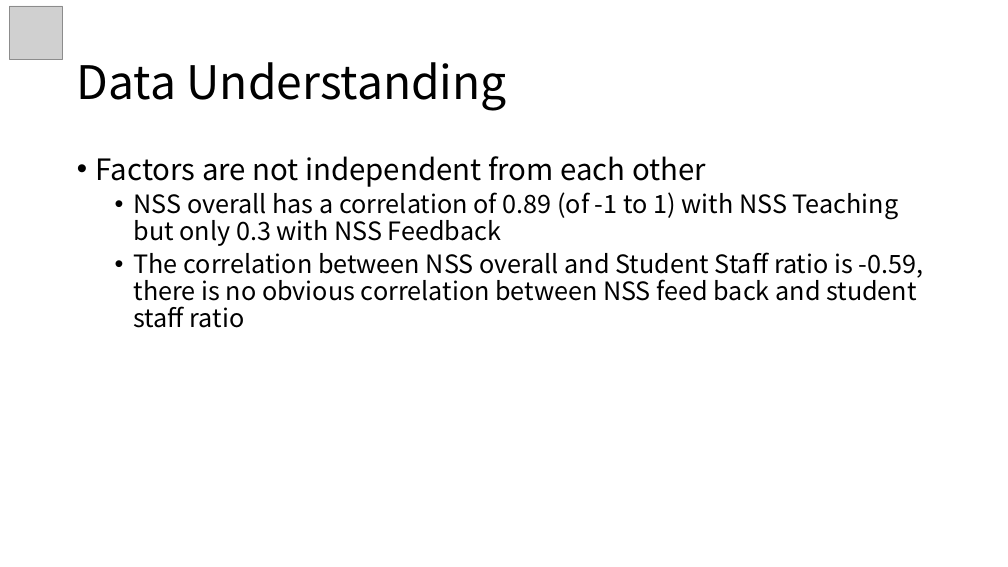
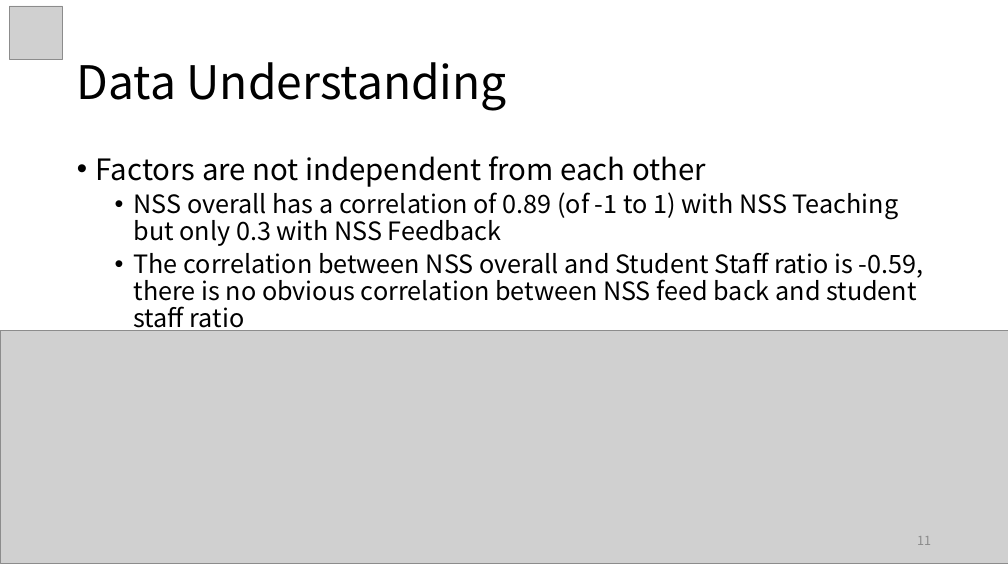
Before and after one commit to ziqing97/BilligenceCaseStudyUkUni, a slide deck: slide 11 of vortrag/Vortrag.pptx (slide 10 before the commit). Drawn at 1008x567 pixels with LibreOffice and Linux fonts; fonts in the diff are those of the drawing; grey boxes stand for pictures. Boxes give left, top, right and bottom in pixels: in the first picture for what was removed or moved away, otherwise in the second. Text is boxed around its words. In the diff, an @@ line names an element or a change of style, - is before the commit and + after.

```diff
--- a/vortrag/Vortrag.pptx
+++ b/vortrag/Vortrag.pptx
@@ picture added at (x1=0, y1=331, x2=1008, y2=564) @@
@@ page number added at (x1=917, y1=536, x2=931, y2=545), 12 pt, text #8C8C8C @@
+11
```
Also in this commit, not shown: 21 other slides changed, 1 slide removed, 1 other file.
